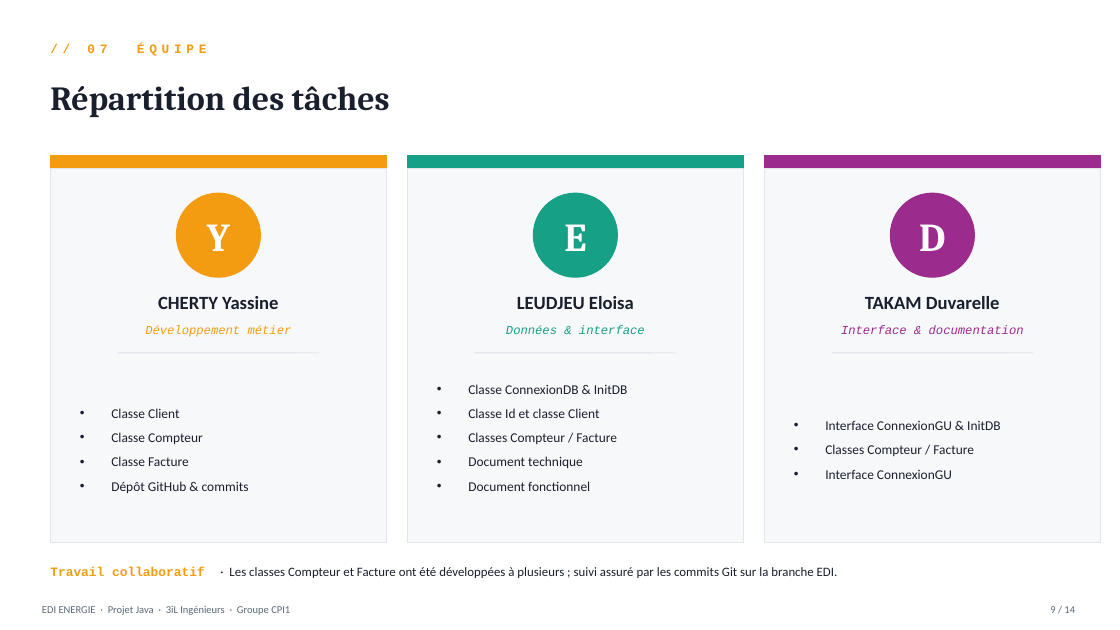
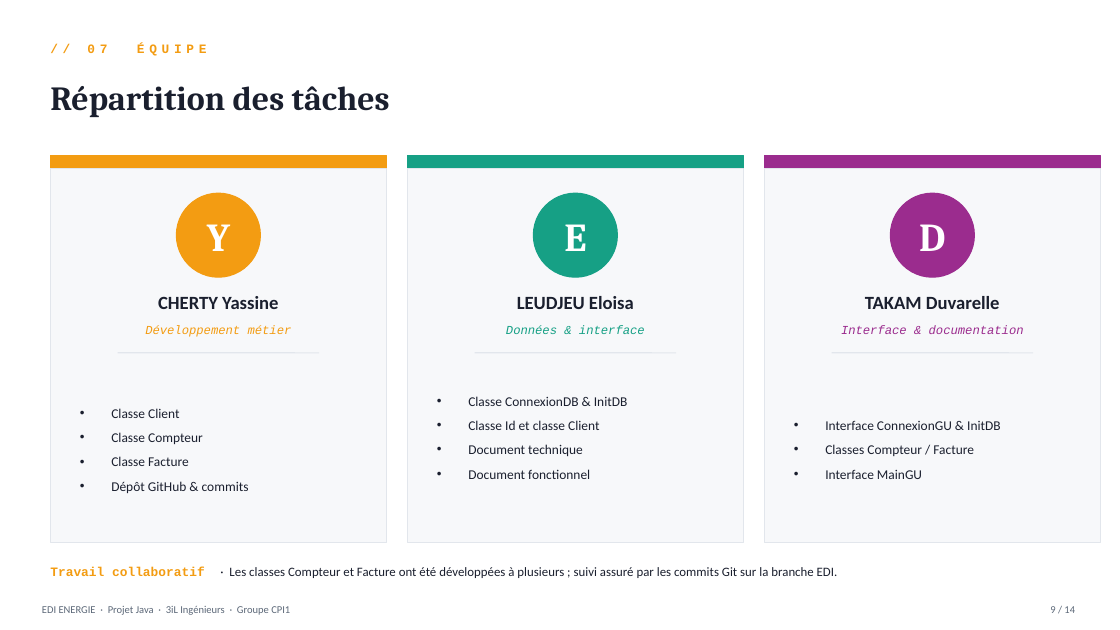
Before and after one commit to Yassinecherti/PROJETJAVA, a slide deck: slide 9 of EDI ENERGIE Soutenance.pptx. Drawn at 1120x630 pixels with LibreOffice and Linux fonts; fonts in the diff are those of the drawing. Boxes give left, top, right and bottom in pixels: in the first picture for what was removed or moved away, otherwise in the second. Text is boxed around its words. In the diff, an @@ line names an element or a change of style, - is before the commit and + after.

```diff
--- a/EDI ENERGIE Soutenance.pptx
+++ b/EDI ENERGIE Soutenance.pptx
@@ text at bbox=[468, 432, 617, 444]: paragraph removed @@
-• Classes Compteur / Facture
@@ text at bbox=[825, 470, 922, 479]: text changed @@
-• Interface ConnexionGU
+• Interface MainGU
```
Also in this commit, not shown: 1 other slide changed.
